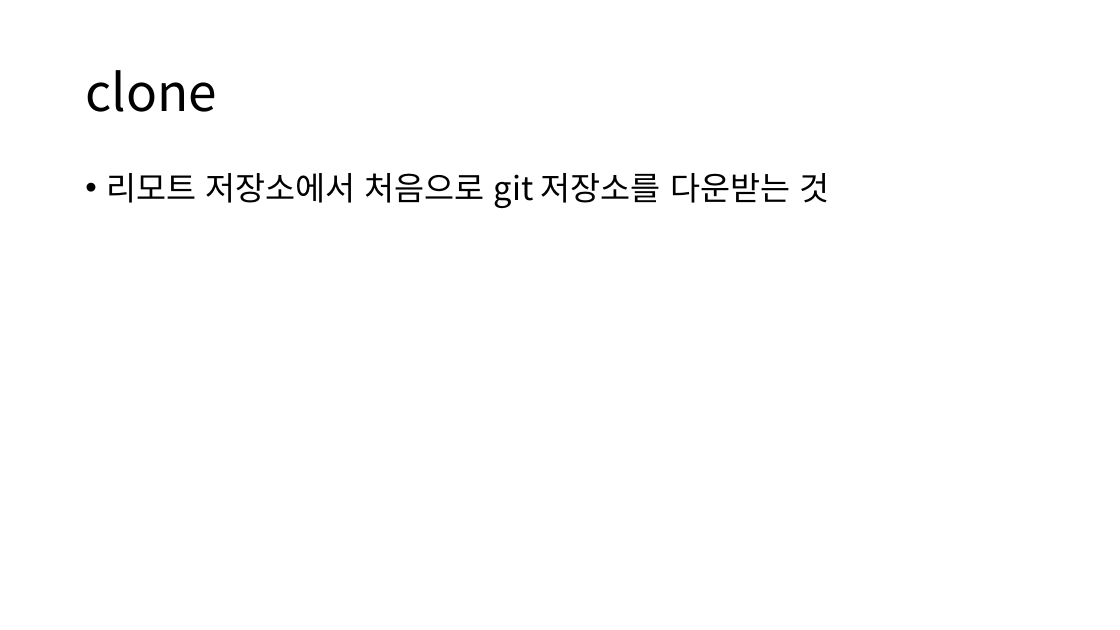
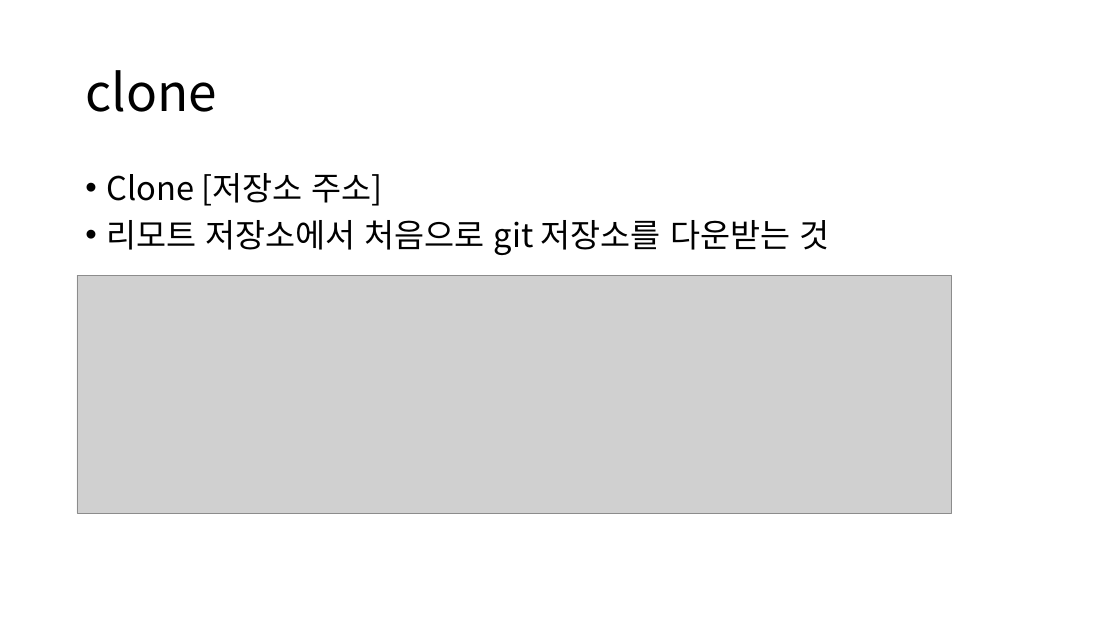
Before and after one commit to morned270/HCI-project, a slide deck: slide 59 of GitFromTheHell.pptx. Drawn at 1120x630 pixels with LibreOffice and Linux fonts; fonts in the diff are those of the drawing; grey boxes stand for pictures. Boxes give left, top, right and bottom in pixels: in the first picture for what was removed or moved away, otherwise in the second. Text is boxed around its words. In the diff, an @@ line names an element or a change of style, - is before the commit and + after.

```diff
--- a/GitFromTheHell.pptx
+++ b/GitFromTheHell.pptx
@@ text at [106,173,383,206]: paragraph added @@
+• Clone [저장소 주소]
@@ picture added at [77,275,952,513] @@
```
Also in this commit, not shown: 2 other slides changed, 1 slide added, 1 slide removed.
